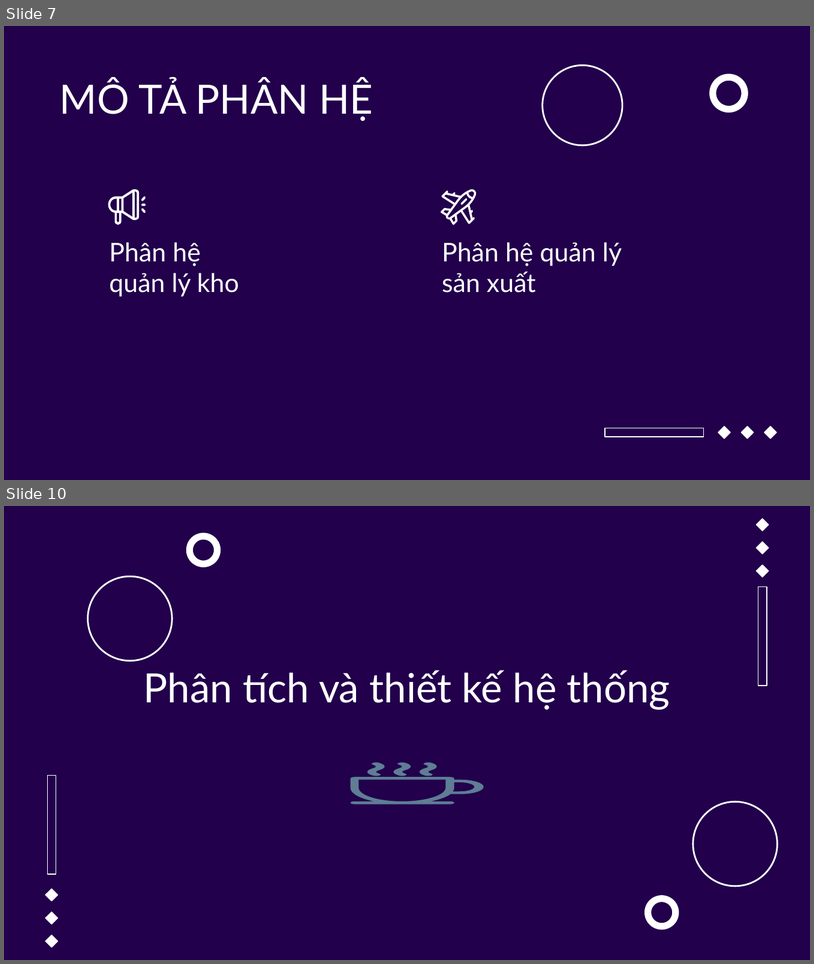
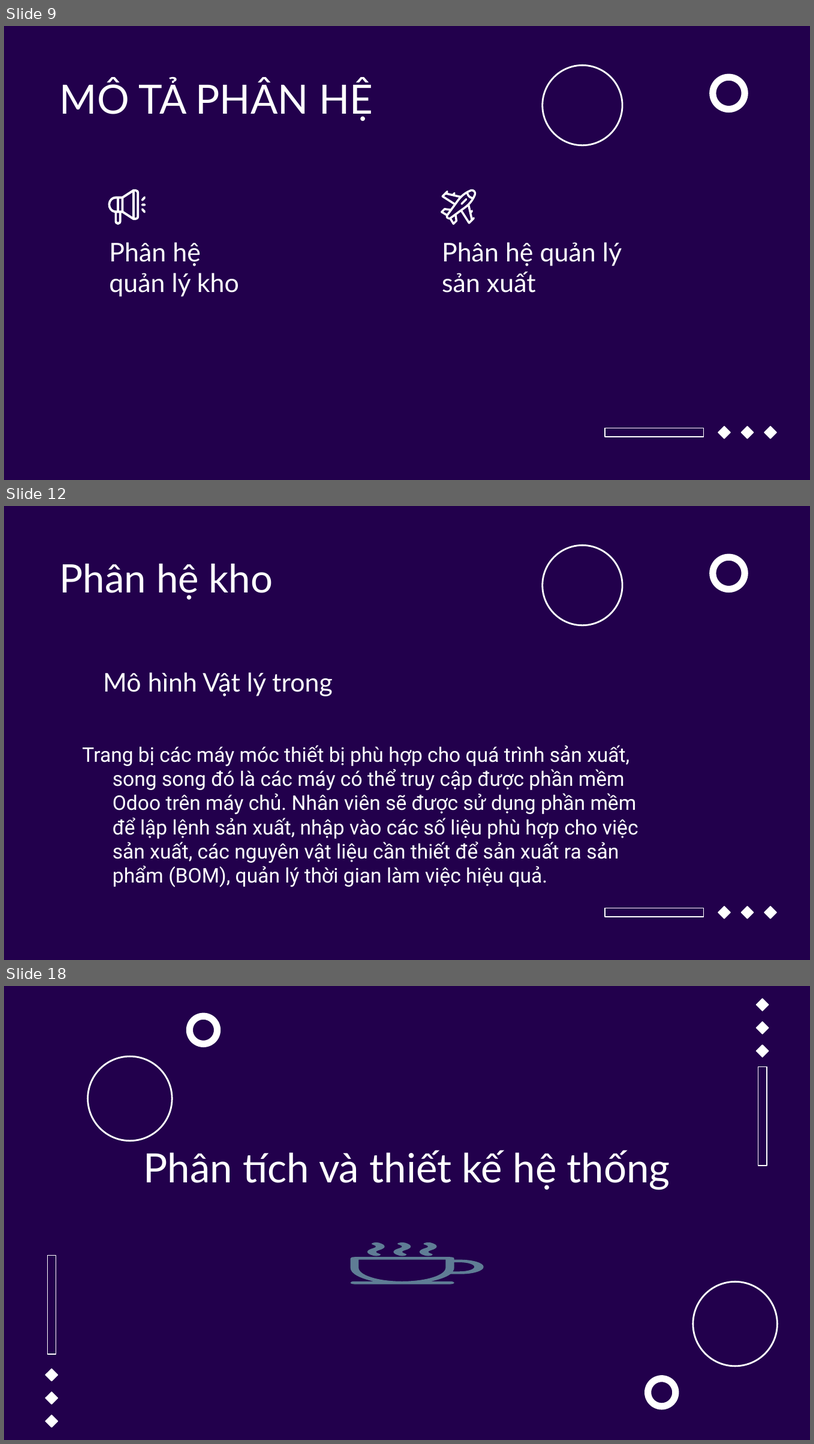
Before and after one commit to manhph81/ERP, a slide deck: 9_ERP.pptx. Shown one above the other, each under a label of ours: slides 7 and 10 before the commit, slides 9, 12 and 18 after it; the slides between them are not shown. The pictures are 814x964 and 814x1444 pixels, drawn with LibreOffice and Linux fonts; fonts in the diff are those of the drawing; background and template pictures are left out. Boxes give left, top, right and bottom in pixels: in the first picture for what was removed or moved away, otherwise in the second. Text is boxed around its words. In the diff, an @@ line names an element or a change of style, - is before the commit and + after.

```diff
--- a/9_ERP.pptx
+++ b/9_ERP.pptx
@@ slide 12 added at [4, 506, 810, 960], background #22004C; not listed: 6 template elements that a slide beside it also shows @@
@@ title added at [60, 564, 273, 600], 35 pt, text #FFFFFF @@
+Phân hệ kho
@@ subtitle added at [103, 672, 333, 696], 23 pt, text #FFFFFF @@
+Mô hình Vật lý trong
@@ subtitle added at [82, 745, 639, 887], 18 pt, text #FFFFFF @@
+Trang bị các máy móc thiết bị phù hợp cho quá trình sản xuất, song song đó là các máy có thể truy cập được phần mềm Odoo trên máy chủ. Nhân viên sẽ được sử dụng phần mềm để lập lệnh sản xuất, nhập vào các số liệu phù hợp cho việc sản xuất, các nguyên vật liệu cần thiết để sản xuất ra sản phẩm (BOM), quản lý thời gian làm việc hiệu quả.
@@ what was slide 7 is now slide 9 @@
@@ what was slide 10 is now slide 18 @@
```
Also in this commit, not shown: 4 slides changed, 18 other slides added, 3 slides removed, 1 other file.
